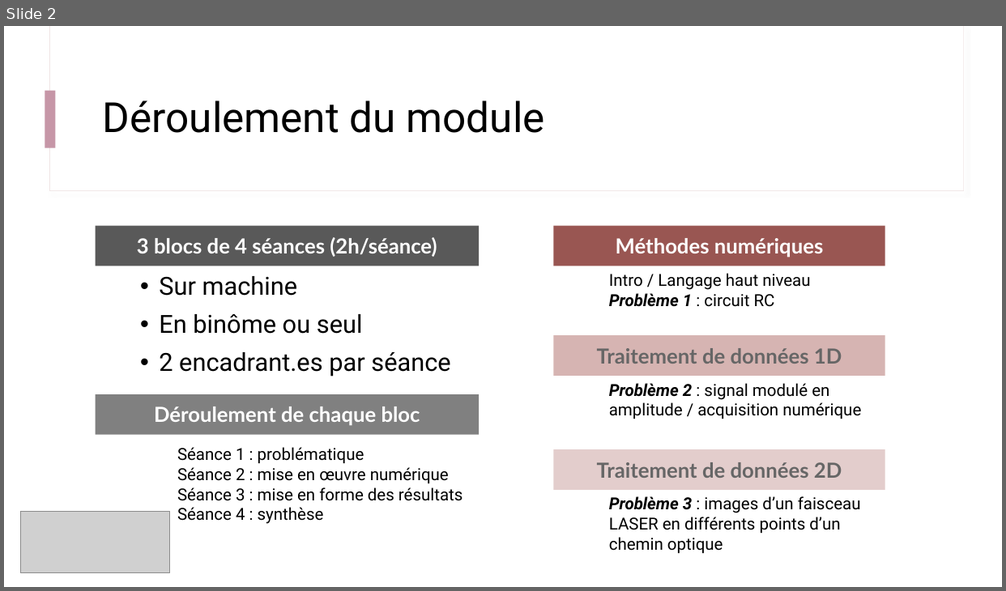
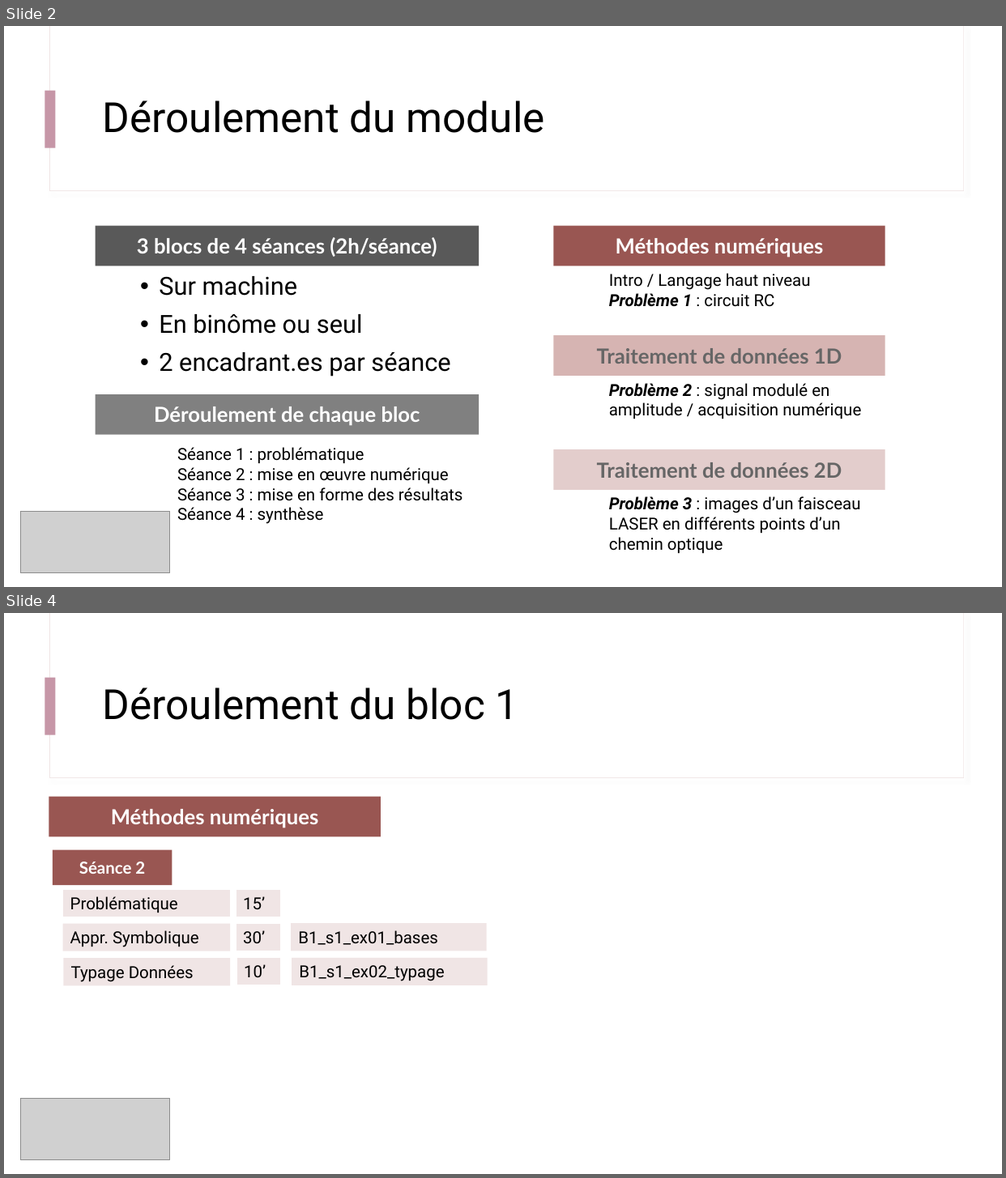
Before and after one commit to IOGS-Digital-Methods/semester-5, a slide deck: s5_outils_numeriques/b1_outils_numeriques/seance1_demistifier_python/B1_0_Deroulement.pptx. Shown one above the other, each under a label of ours: slide 2 before the commit, slides 2 and 4 after it; the slides between them are not shown. The pictures are 1006x591 and 1006x1178 pixels, drawn with LibreOffice and Linux fonts; fonts in the diff are those of the drawing; grey boxes stand for pictures. Boxes give left, top, right and bottom in pixels: in the first picture for what was removed or moved away, otherwise in the second. Text is boxed around its words. In the diff, an @@ line names an element or a change of style, - is before the commit and + after.

Commit message:
Update Bloc 1

```diff
--- a/s5_outils_numeriques/b1_outils_numeriques/seance1_demistifier_python/B1_0_Deroulement.pptx
+++ b/s5_outils_numeriques/b1_outils_numeriques/seance1_demistifier_python/B1_0_Deroulement.pptx
@@ slide 4 added at <box>4,613,1002,1174</box>, background #FFFFFF; not listed: 3 template elements that a slide beside it also shows @@
@@ title added at <box>103,688,519,720</box>, 40 pt, text #000000 @@
+Déroulement du bloc 1
@@ rectangle added at <box>49,796,381,837</box>, fill #995652, 20 pt, text #FFFFFF, bold @@
+Méthodes numériques
@@ rectangle added at <box>53,850,172,885</box>, fill #995652, 16 pt, text #FFFFFF, bold @@
+Séance 2
@@ rectangle added at <box>62,890,230,918</box>, fill #F0E5E5, outline #FFFFFF 0.75 pt, 16 pt, text #000000 @@
+Problématique
@@ rectangle added at <box>236,890,281,918</box>, fill #F0E5E5, outline #FFFFFF 0.75 pt, 16 pt, text #000000 @@
+15’
@@ rectangle added at <box>62,924,230,952</box>, fill #F0E5E5, 16 pt, text #000000 @@
+Appr. Symbolique
@@ rectangle added at <box>236,924,281,952</box>, fill #F0E5E5, outline #FFFFFF 0.75 pt, 16 pt, text #000000 @@
+30’
@@ rectangle added at <box>291,924,486,952</box>, fill #F0E5E5, 16 pt, text #000000 @@
+B1_s1_ex01_bases
@@ rectangle added at <box>64,958,231,986</box>, fill #F0E5E5, 16 pt, text #000000 @@
+Typage Données
@@ rectangle added at <box>236,958,281,986</box>, fill #F0E5E5, outline #FFFFFF 0.75 pt, 16 pt, text #000000 @@
+10’
@@ rectangle added at <box>292,958,487,986</box>, fill #F0E5E5, 16 pt, text #000000 @@
+B1_s1_ex02_typage
@@ picture added at <box>20,1099,170,1161</box> @@
```
Also in this commit, not shown: 1 slide changed, 45 other files.
